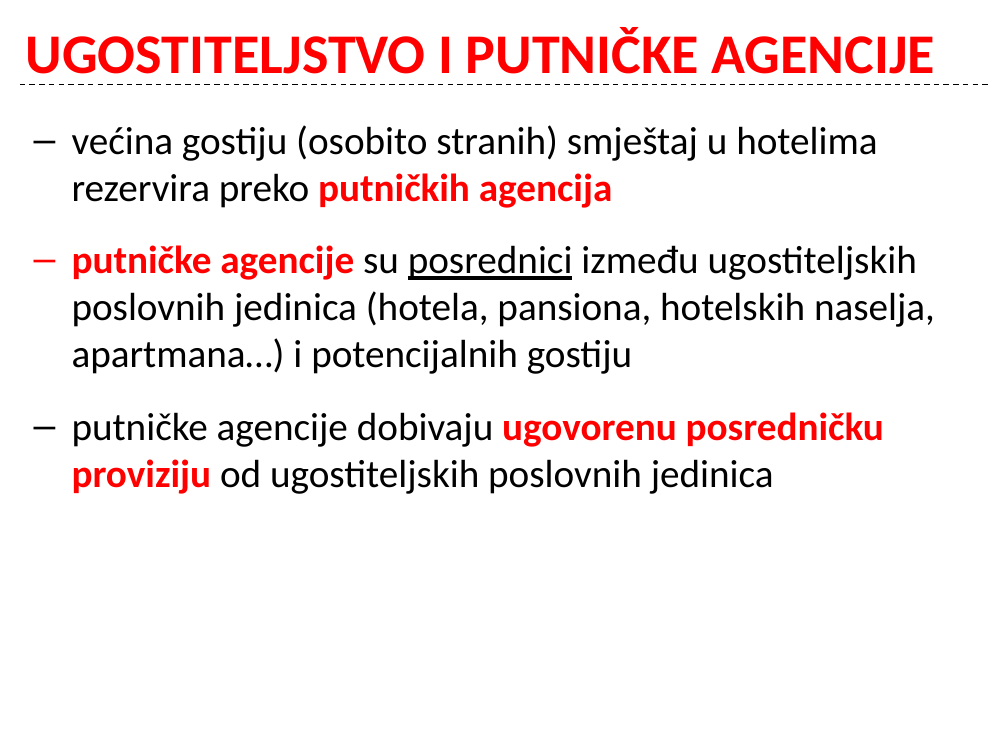
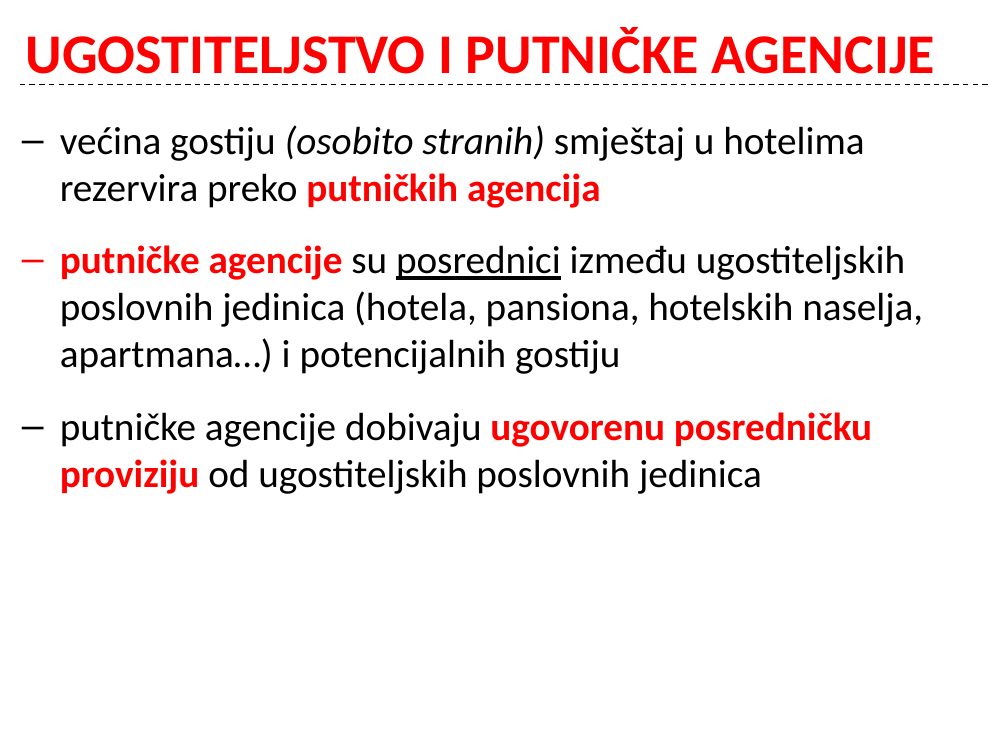
Before and after one commit to cornx/print, a slide deck: slide 12 of data/organizacija/002_Ugostiteljstvo_kao_gosp_djelatnost.pptx. Drawn at 1008x756 pixels with LibreOffice and Linux fonts; fonts in the diff are those of the drawing. Boxes give left, top, right and bottom in pixels: in the first picture for what was removed or moved away, otherwise in the second. Text is boxed around its words. In the diff, an @@ line names an element or a change of style, - is before the commit and + after.

```diff
--- a/data/organizacija/002_Ugostiteljstvo_kao_gosp_djelatnost.pptx
+++ b/data/organizacija/002_Ugostiteljstvo_kao_gosp_djelatnost.pptx
@@ text "većina gostiju (osobito stranih) smještaj ...": place and size @@
-text "većina gostiju (osobito stranih) smještaj ..." at (72, 125, 935, 494)
+text "većina gostiju (osobito stranih) smještaj ..." at (60, 125, 923, 494)
@@ text at (60, 125, 864, 208): italic on in "(osobito stranih)" @@
```
Also in this commit, not shown: 8 other slides changed, 2 slides added.
